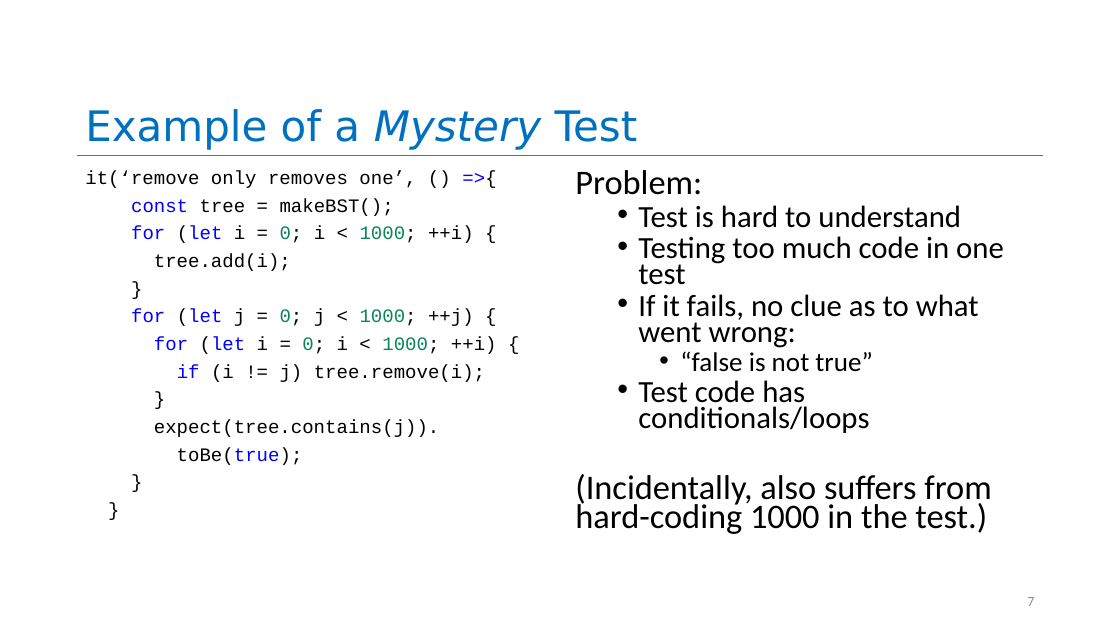
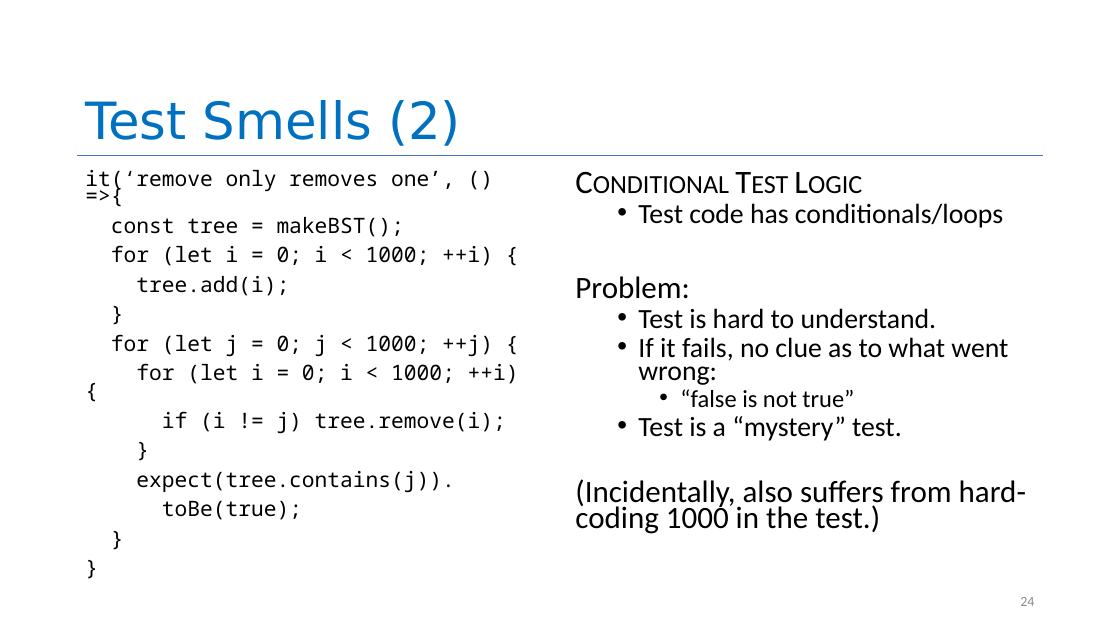
Before and after one commit to neu-se/CS4530-Spring-2022, a slide deck: slide 24 of Slides/Lesson 5.2 Evaluating Tests.pptx (slide 7 before the commit). Drawn at 1120x630 pixels with LibreOffice and Linux fonts; fonts in the diff are those of the drawing. Boxes give left, top, right and bottom in pixels: in the first picture for what was removed or moved away, otherwise in the second. Text is boxed around its words. In the diff, an @@ line names an element or a change of style, - is before the commit and + after.

```diff
--- a/Slides/Lesson 5.2 Evaluating Tests.pptx
+++ b/Slides/Lesson 5.2 Evaluating Tests.pptx
@@ title at (x1=85, y1=100, x2=461, y2=146): text changed; size 36 to 44 pt @@
-Example of a Mystery Test
+Test Smells (2)
@@ text "it(‘remove only removes one’, () ..." at (x1=85, y1=170, x2=519, y2=520): size 16.3 to 18.2 pt, font Courier New to Noto Sans Mono; text colour #0000FF to #000000 in "=>{", "const", "for (let", "for (let" and 3 more places; text colour #098658 to #000000 in "0; 1000;", "0; 1000;", "0; 1000;" @@
@@ text at (x1=638, y1=203, x2=1003, y2=228): paragraphs added @@
+Conditional Test Logic
+  • Test code has conditionals/loops
@@ text at (x1=575, y1=276, x2=1026, y2=534): size 29.4 to 26.6 pt in "Problem:", "(Incidentally, also suffers from hard-coding 1000 in ..."; size 26.4 to 23.8 pt in "If it fails, no clue as to ..."; size 23.2 to 21 pt in "“false is not true”" @@
@@ text at (x1=638, y1=308, x2=937, y2=329): text changed; size 26.4 to 23.8 pt @@
-  • Test is hard to understand
-  • Testing too much code in one test
+  • Test is hard to understand.
@@ text at (x1=638, y1=416, x2=902, y2=441): text changed; size 26.4 to 23.8 pt @@
-  • Test code has conditionals/loops
+  • Test is a “mystery” test.
@@ page number at (x1=1020, y1=597, x2=1034, y2=606): text changed @@
-7
+24
```
Also in this commit, not shown: 16 other slides changed, 7 slides added, 14 slides removed, 1 other file.
